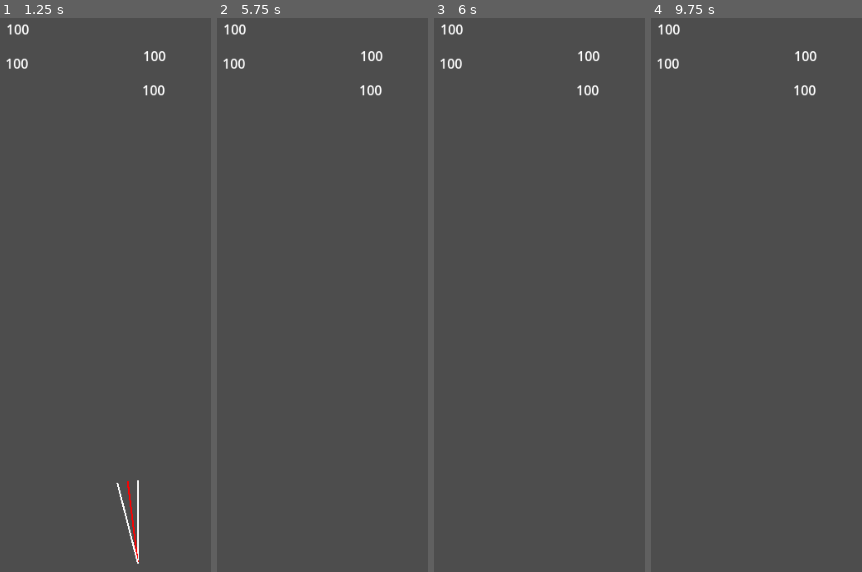
Above: before the commit, frames 1-4 (left to right).
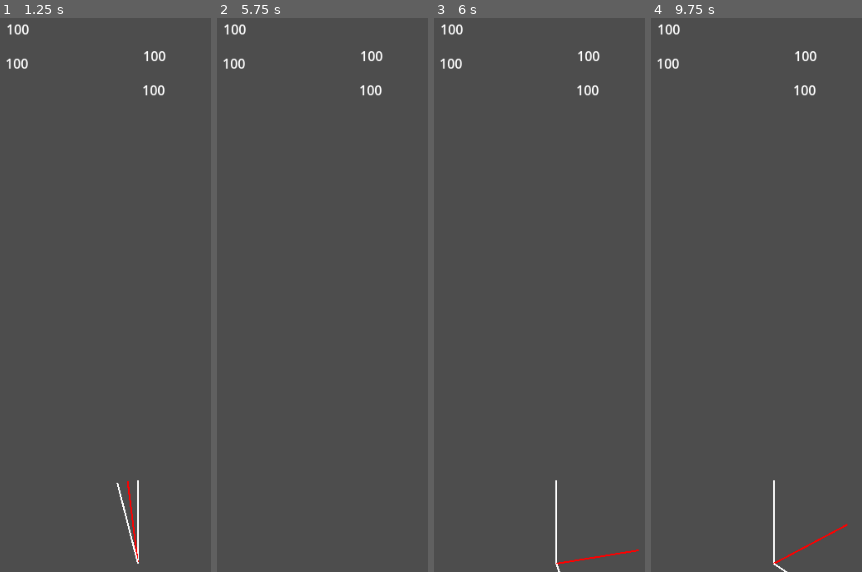
Above: after the commit, the same moments.

Repository: arunas-cesonis/pingpong2
Game: Godot game, scene res://root.tscn
Same seed, same stepped clock (60 frames per second), same inputs: the game is played once before the commit and once after it.
Inputs:
- Up to frame 1 (1.25 s): tap Enter at 0.5 s; hold D (MoveRight) from 0.53 s (still down)
- Up to frame 2 (5.75 s): tap R (Reset) every 0.75 s from 1.25 to 4.25 s; release D (MoveRight) at 1.28 s; hold A (MoveLeft) 1.28-2.03 s; hold D (MoveRight) 2.03-3.53 s; hold A (MoveLeft) from 3.53 s (still down)
- Up to frame 3 (6 s): release A (MoveLeft) at 5.78 s; hold D (MoveRight) from 5.78 s (still down)
- Up to frame 4 (9.75 s): release D (MoveRight) at 8.03 s; hold A (MoveLeft) 8.03-9.53 s; hold D (MoveRight) from 9.53 s (still down)

Frames 1-2 are identical in both runs. In frame 3, 0.3% of the frame differs, in the area x 57-98%, y 83-100%; in frame 4, 0.3%, in the area x 57-94%, y 83-100%.

Commit message:
Reset when ball is out of bounds

Diff:
--- a/root.gd
+++ b/root.gd
@@ -47,6 +47,8 @@
 		$Debug.bounce.position = collision.get_position()
 		$Debug.bounce.normal = normal
 		$Debug.queue_redraw()
+	if ball.position.y > player.position.y:
+		get_tree().reload_current_scene()
 
 func _process(_delta: float) -> void:
 	var direction = 0.0
